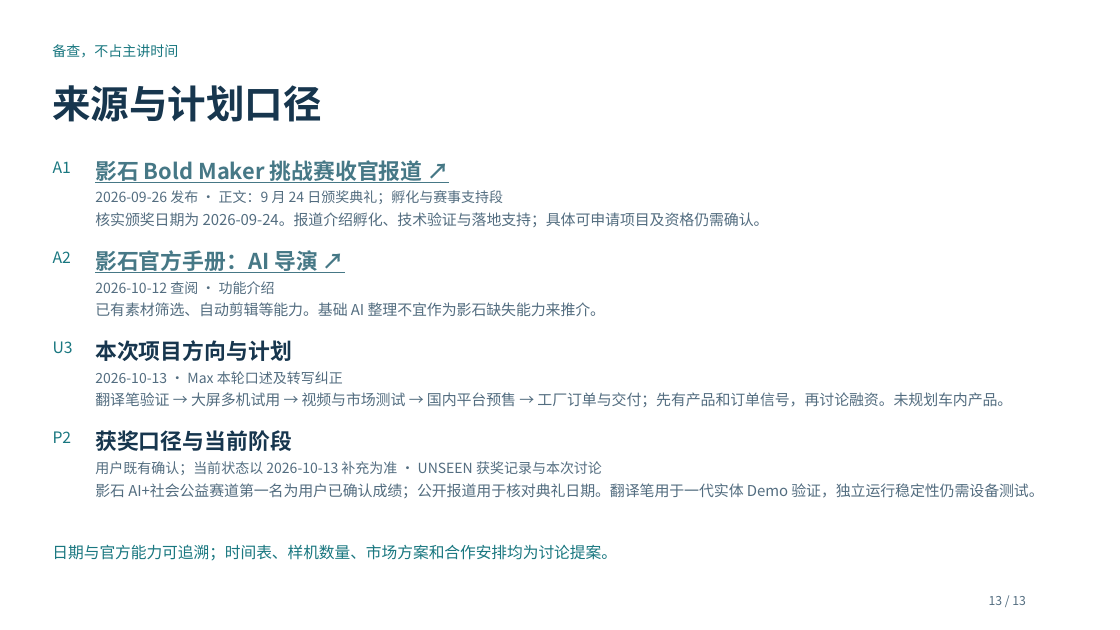
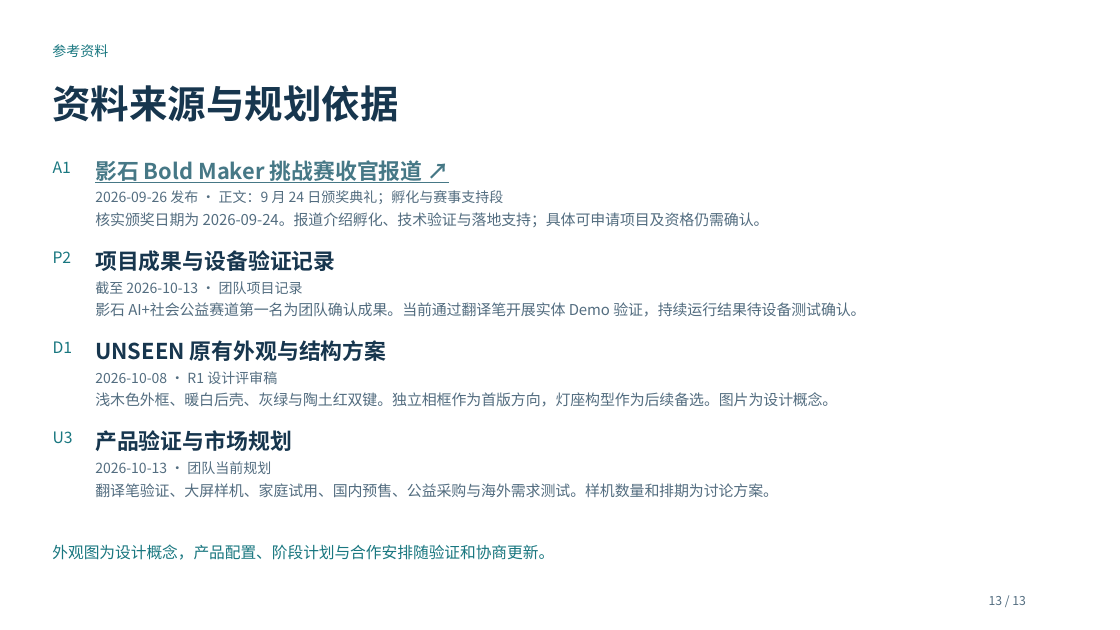
Before and after one commit to maxi-max-dev/maxi-max-dev.github.io, a slide deck: slide 13 of research/insta360-frame-discussion/unseen-insta360-discussion.pptx. Drawn at 1120x630 pixels with LibreOffice and Linux fonts; fonts in the diff are those of the drawing. Boxes give left, top, right and bottom in pixels: in the first picture for what was removed or moved away, otherwise in the second. Text is boxed around its words. In the diff, an @@ line names an element or a change of style, - is before the commit and + after.

```diff
--- a/research/insta360-frame-discussion/unseen-insta360-discussion.pptx
+++ b/research/insta360-frame-discussion/unseen-insta360-discussion.pptx
@@ text at [52, 44, 108, 57]: text changed @@
-备查，不占主讲时间
+参考资料
@@ text at [52, 85, 398, 122]: text changed @@
-来源与计划口径
+资料来源与规划依据
@@ text at [53, 251, 72, 263]: text changed @@
-A2
+P2
@@ text at [95, 250, 335, 271]: text changed; text colour #467886 to #17364E @@
-影石官方手册：AI 导演 ↗
+项目成果与设备验证记录
@@ text at [95, 281, 303, 294]: text changed @@
-2026-10-12 查阅 · 功能介绍
+截至 2026-10-13 · 团队项目记录
@@ text at [95, 302, 865, 317]: text changed @@
-已有素材筛选、自动剪辑等能力。基础 AI 整理不宜作为影石缺失能力来推介。
+影石 AI+社会公益赛道第一名为团队确认成果。当前通过翻译笔开展实体 Demo 验证，持续运行结果待设备测试确认。
@@ text added at [53, 341, 73, 353], 13.5 pt, text #197780 @@
+D1
@@ text at [95, 340, 387, 361]: text changed @@
-本次项目方向与计划
+UNSEEN 原有外观与结构方案
@@ text at [95, 371, 277, 384]: text changed @@
-2026-10-13 · Max 本轮口述及转写纠正
+2026-10-08 · R1 设计评审稿
@@ text at [95, 392, 837, 407]: text changed @@
-翻译笔验证 → 大屏多机试用 → 视频与市场测试 → 国内平台预售 → 工厂订单与交付；先有产品和订单信号，再讨论融资。未规划车内产品。
+浅木色外框、暖白后壳、灰绿与陶土红双键。独立相框作为首版方向，灯座构型作为后续备选。图片为设计概念。
@@ text "U3": place and size @@
-text "U3" at [53, 341, 73, 353]
+text "U3" at [53, 431, 73, 443]
@@ text removed at [53, 431, 72, 443] @@
-P2
@@ text at [95, 430, 292, 451]: text changed @@
-获奖口径与当前阶段
+产品验证与市场规划
@@ text at [95, 461, 271, 474]: text changed @@
-用户既有确认；当前状态以 2026-10-13 补充为准 · UNSEEN 获奖记录与本次讨论
+2026-10-13 · 团队当前规划
@@ text at [95, 483, 778, 497]: text changed @@
-影石 AI+社会公益赛道第一名为用户已确认成绩；公开报道用于核对典礼日期。翻译笔用于一代实体 Demo 验证，独立运行稳定性仍需设备测试。
+翻译笔验证、大屏样机、家庭试用、国内预售、公益采购与海外需求测试。样机数量和排期为讨论方案。
@@ text at [52, 544, 554, 560]: text changed @@
-日期与官方能力可追溯；时间表、样机数量、市场方案和合作安排均为讨论提案。
+外观图为设计概念，产品配置、阶段计划与合作安排随验证和协商更新。
```
Also in this commit, not shown: 12 other slides changed, 5 other files.
